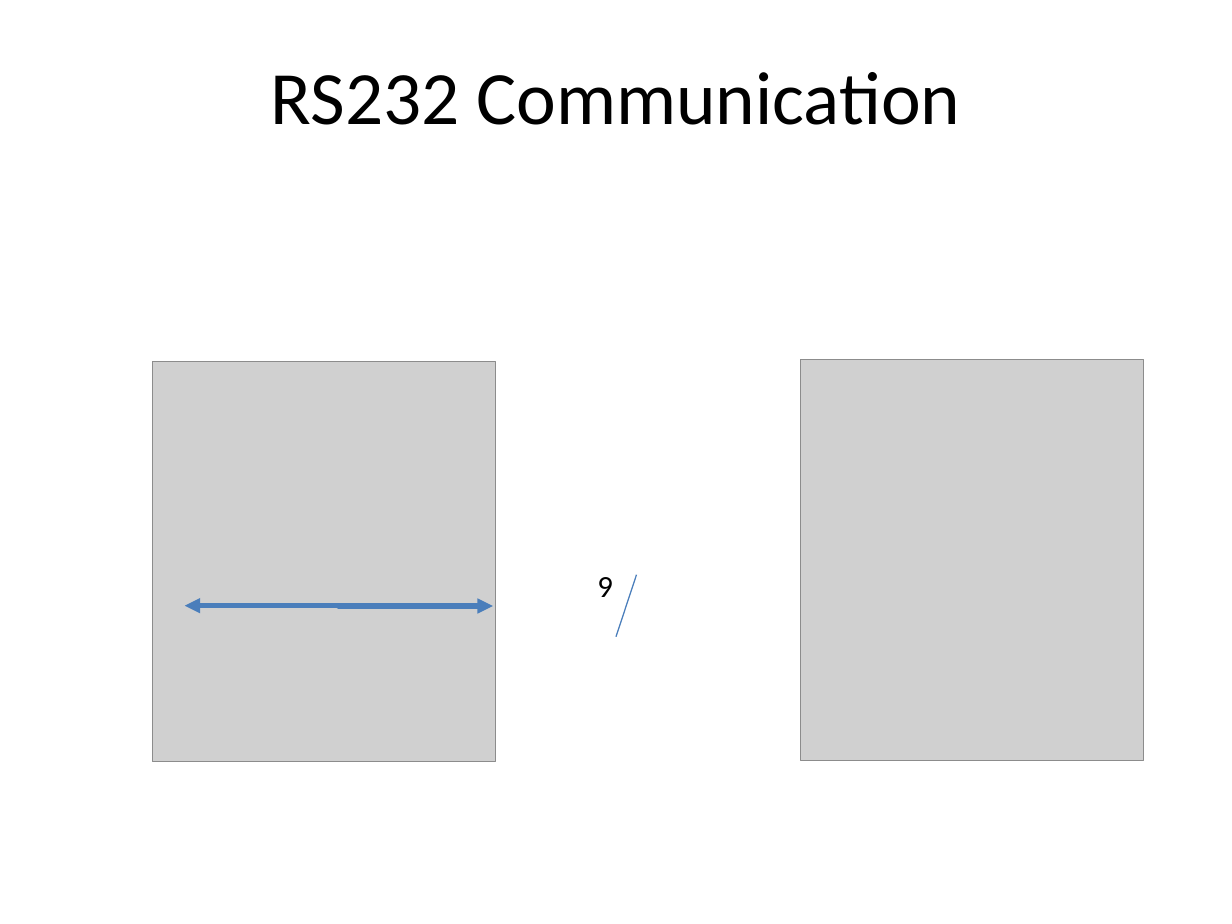
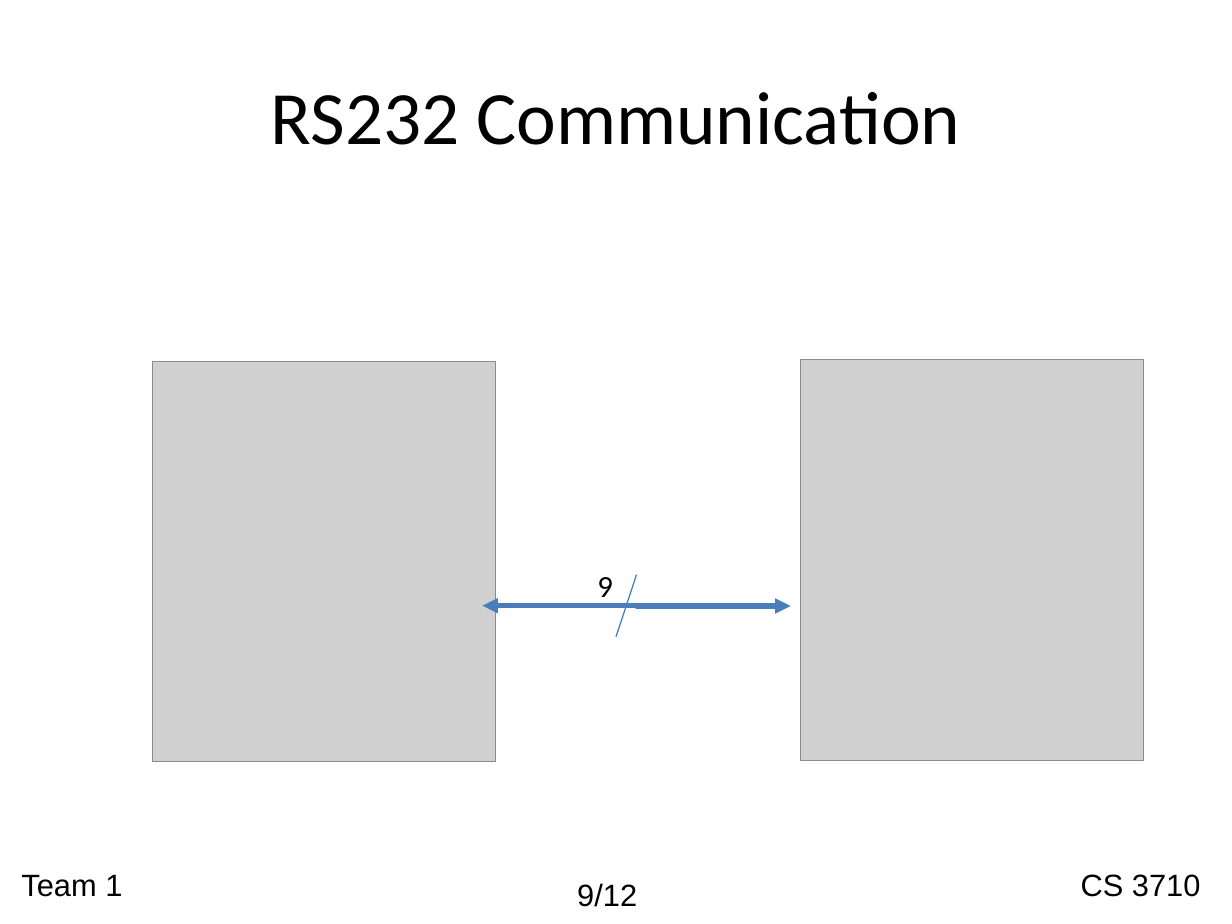
Before and after one commit to nachtluce/3710-Project, a slide deck: slide 9 of documentation/cs3710_presentation.ppt. Drawn at 1232x924 pixels with LibreOffice and Linux fonts; fonts in the diff are those of the drawing; grey boxes stand for pictures; background and template pictures are left out. Boxes give left, top, right and bottom in pixels: in the first picture for what was removed or moved away, otherwise in the second. Text is boxed around its words. In the diff, an @@ line names an element or a change of style, - is before the commit and + after.

```diff
--- a/documentation/cs3710_presentation.ppt
+++ b/documentation/cs3710_presentation.ppt
@@ title "RS232 Communication" at (271, 92, 960, 145): vertical alignment top to middle @@
@@ elbow double arrow moved from (185, 606) - (493, 606) to (483, 606) - (791, 606) @@
@@ text added at (21, 874, 122, 897), 18 pt, text #000000 @@
+Team 1
@@ text added at (577, 883, 637, 907), 18 pt, text #000000 @@
+9/12
@@ text added at (1081, 874, 1200, 897), 18 pt, text #000000 @@
+CS 3710
```
Also in this commit, not shown: 10 other slides changed, 2 slides added, 1 slide removed.
